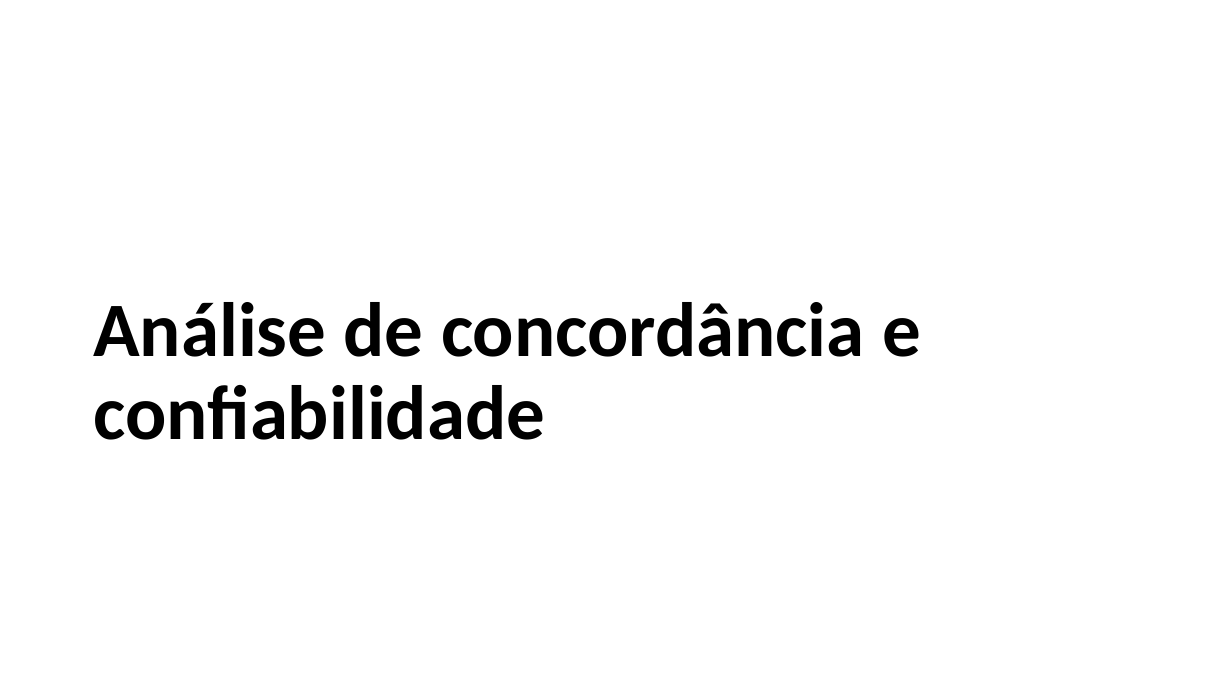
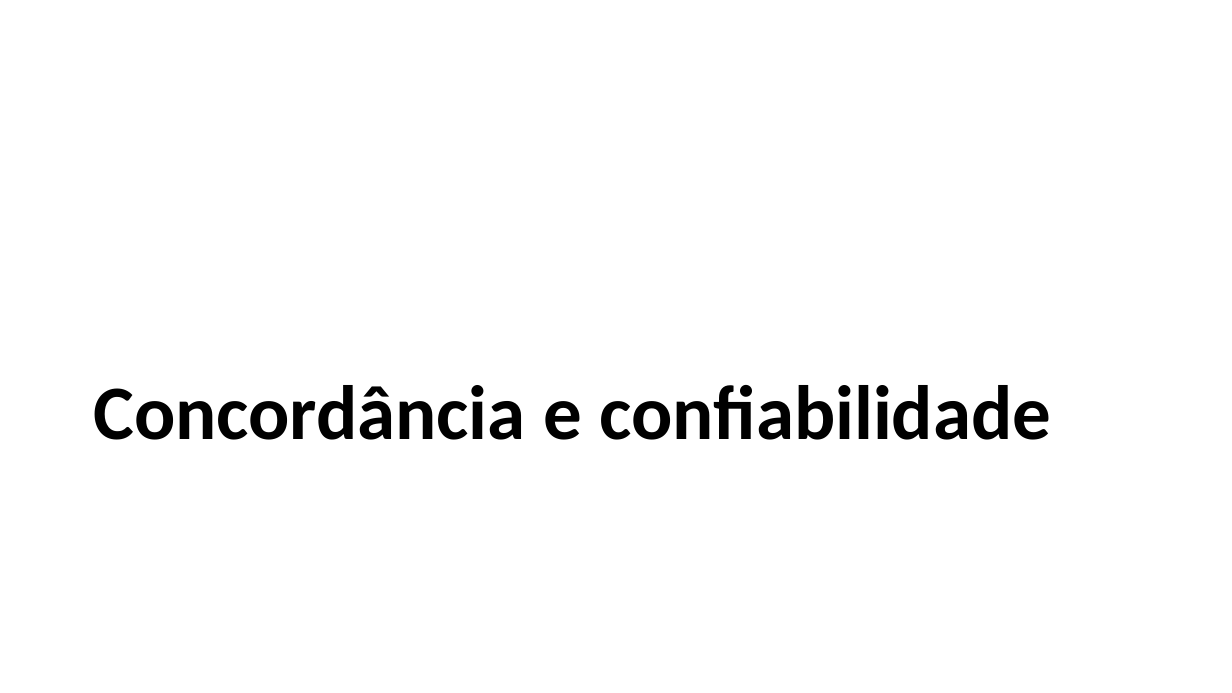
Before and after one commit to FerreiraAS/Ciencia-com-R, a slide deck: slide 63 of Ciência-com-R.pptx. Drawn at 1232x693 pixels with LibreOffice and Linux fonts; fonts in the diff are those of the drawing. Boxes give left, top, right and bottom in pixels: in the first picture for what was removed or moved away, otherwise in the second. Text is boxed around its words. In the diff, an @@ line names an element or a change of style, - is before the commit and + after.

```diff
--- a/Ciência-com-R.pptx
+++ b/Ciência-com-R.pptx
@@ title at box(93, 385, 1051, 440): text changed @@
-Análise de concordância e confiabilidade
+Concordância e confiabilidade
```
Also in this commit, not shown: 4 other slides changed, 46 other files.
